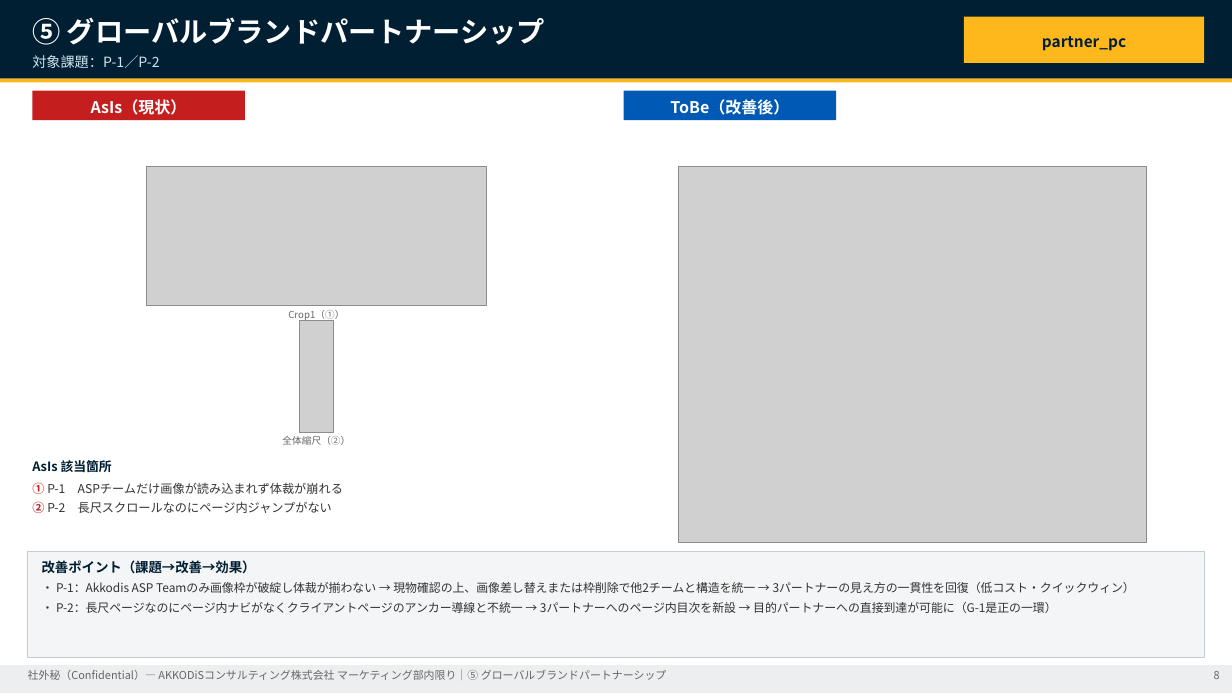
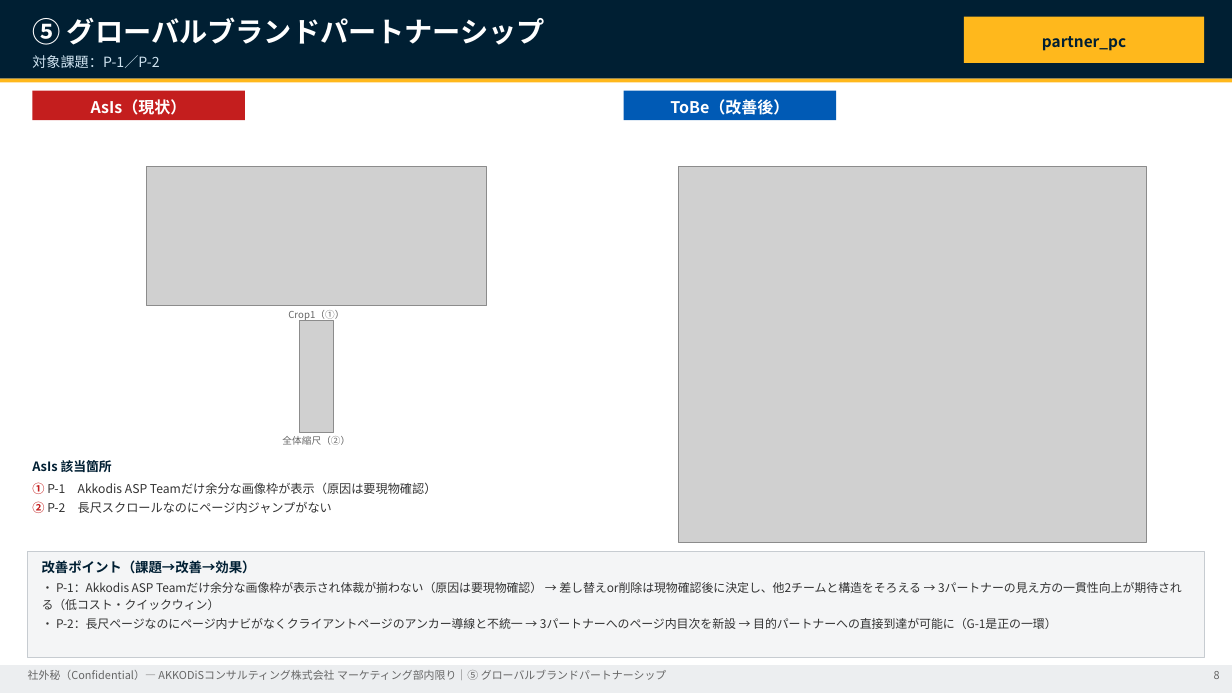
Before and after one commit to hoyahiroki/akkodis-marketing-portal, a slide deck: slide 8 of deliverables/1784786903168-17720/AKKODiSマーケティングポータル_課題AsIs-ToBe提案書.pptx. Drawn at 1232x693 pixels with LibreOffice and Linux fonts; fonts in the diff are those of the drawing; grey boxes stand for pictures. Boxes give left, top, right and bottom in pixels: in the first picture for what was removed or moved away, otherwise in the second. Text is boxed around its words. In the diff, an @@ line names an element or a change of style, - is before the commit and + after.

```diff
--- a/deliverables/1784786903168-17720/AKKODiSマーケティングポータル_課題AsIs-ToBe提案書.pptx
+++ b/deliverables/1784786903168-17720/AKKODiSマーケティングポータル_課題AsIs-ToBe提案書.pptx
@@ text at box(32, 482, 437, 494): text changed @@
-① P-1 ASPチームだけ画像が読み込まれず体裁が崩れる
+① P-1 Akkodis ASP Teamだけ余分な画像枠が表示（原因は要現物確認）
@@ text at box(42, 582, 921, 610): text changed @@
-・ P-1：Akkodis ASP Teamのみ画像枠が破綻し体裁が揃わない → 現物確認の上、画像差し替えまたは枠削除で他2チームと構造を統一 → 3パートナーの見え方の一貫性を回復（低コスト・クイックウィン）
+・ P-1：Akkodis ASP Teamだけ余分な画像枠が表示され体裁が揃わない（原因は要現物確認） → 差し替えor削除は現物確認後に決定し、他2チームと構造をそろえる → 3パートナーの見え方の一貫性向上が期待される（低コスト・クイックウィン）
```
Also in this commit, not shown: 6 other slides changed, 1 slide added, 7 other files.
